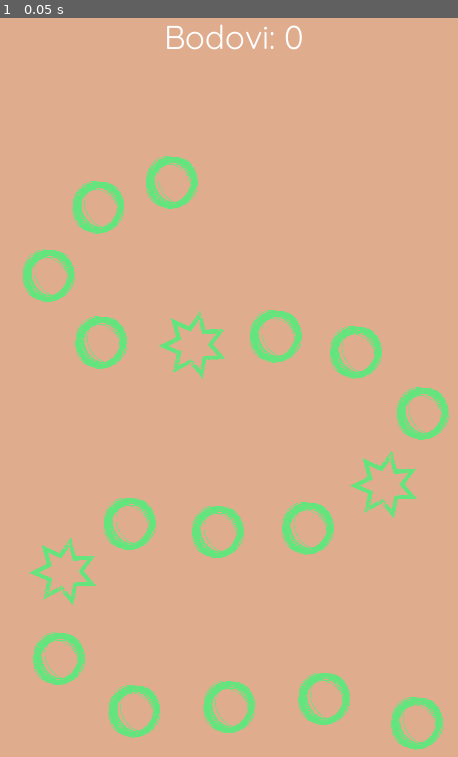
Above: before the commit, frame 1.
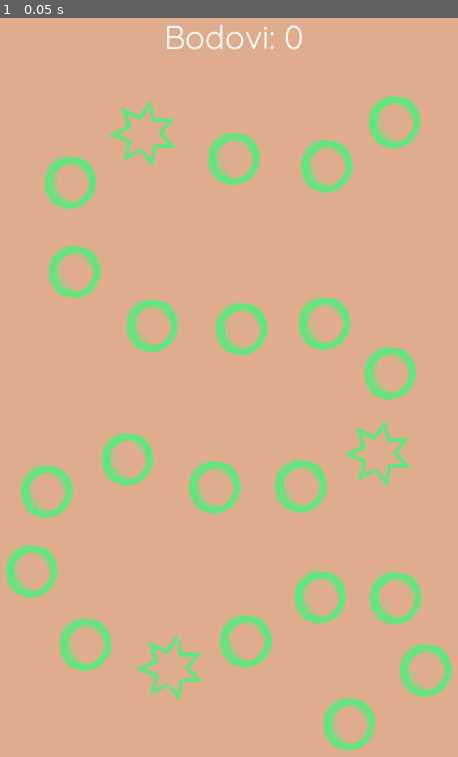
Above: after the commit, the same moment.

Repository: amalija-ramljak/superteacher
Game: Godot game, scene res://leveldata/scenes/Hodnik.tscn
Same seed, same stepped clock (60 frames per second), same inputs: the game is played once before the commit and once after it. This scene is started directly instead of the project's main scene.
Inputs:
- Up to frame 1 (0.05 s): no input

The runs differ from the first frame. In frame 1, 13% of the frame differs, in the area x 1-99%, y 10-100%.

Commit message:
created universal level loader

Diff:
--- /dev/null
+++ b/leveldata/LevelLoad.gd
@@ -0,0 +1,13 @@
+# helper functions to load a level
+
+func load_level(level_node, situation_indices, question_path):
+	set_situations(situation_indices, level_node)
+	return load_questions(question_path)
+
+func load_questions(question_path):
+	return [{'question':'Text of question', 'answers': ['T', 'N1', 'N2', 'N3']}]
+
+func set_situations(indices, level_node):
+	var situation_texture = load("res://visuals/images/smallstar.png")
+	for index in indices:
+		level_node.get_child(index).get_child(0).texture = situation_texture
--- a/leveldata/scenes/Hodnik.tscn
+++ b/leveldata/scenes/Hodnik.tscn
@@ -18,56 +18,71 @@
 
 [node name="InGameScore" parent="." instance=ExtResource( 2 )]
 
-[node name="01" parent="." instance=ExtResource( 1 )]
-position = Vector2( 519.363, 882.652 )
+[node name="LevelField" parent="." instance=ExtResource( 1 )]
+position = Vector2( 438.108, 883.97 )
 
-[node name="02" parent="." instance=ExtResource( 1 )]
-position = Vector2( 407.984, 853.341 )
+[node name="LevelField2" parent="." instance=ExtResource( 1 )]
+position = Vector2( 529.865, 819.352 )
 
-[node name="03" parent="." instance=ExtResource( 1 )]
-position = Vector2( 294.064, 863.127 )
+[node name="LevelField3" parent="." instance=ExtResource( 1 )]
+position = Vector2( 493.679, 732.764 )
 
-[node name="04" parent="." instance=ExtResource( 1 )]
-position = Vector2( 180.194, 868.286 )
+[node name="LevelField4" parent="." instance=ExtResource( 1 )]
+position = Vector2( 403.214, 731.472 )
 
-[node name="05" parent="." instance=ExtResource( 1 )]
-position = Vector2( 89.6623, 805.203 )
+[node name="LevelField5" parent="." instance=ExtResource( 1 )]
+position = Vector2( 314.042, 784.459 )
 
-[node name="06" parent="." instance=ExtResource( 1 )]
-position = Vector2( 94.4698, 701.388 )
+[node name="LevelField6" parent="." instance=ExtResource( 1 )]
+position = Vector2( 222.285, 816.767 )
 
-[node name="07" parent="." instance=ExtResource( 1 )]
-position = Vector2( 174.621, 643.337 )
+[node name="LevelField7" parent="." instance=ExtResource( 1 )]
+position = Vector2( 121.481, 788.336 )
 
-[node name="08" parent="." instance=ExtResource( 1 )]
-position = Vector2( 280.38, 653.031 )
+[node name="LevelField8" parent="." instance=ExtResource( 1 )]
+position = Vector2( 56.8636, 700.456 )
 
-[node name="09" parent="." instance=ExtResource( 1 )]
-position = Vector2( 388.537, 648.733 )
+[node name="LevelField9" parent="." instance=ExtResource( 1 )]
+position = Vector2( 74.9565, 604.821 )
 
-[node name="10" parent="." instance=ExtResource( 1 )]
-position = Vector2( 479.517, 597.112 )
+[node name="LevelField10" parent="." instance=ExtResource( 1 )]
+position = Vector2( 171.883, 566.051 )
 
-[node name="11" parent="." instance=ExtResource( 1 )]
-position = Vector2( 526.076, 510.996 )
+[node name="LevelField11" parent="." instance=ExtResource( 1 )]
+position = Vector2( 276.564, 599.652 )
 
-[node name="12" parent="." instance=ExtResource( 1 )]
-position = Vector2( 446.15, 437.463 )
+[node name="LevelField12" parent="." instance=ExtResource( 1 )]
+position = Vector2( 379.952, 598.36 )
 
-[node name="13" parent="." instance=ExtResource( 1 )]
-position = Vector2( 349.859, 418.424 )
+[node name="LevelField13" parent="." instance=ExtResource( 1 )]
+position = Vector2( 471.709, 559.589 )
 
-[node name="14" parent="." instance=ExtResource( 1 )]
-position = Vector2( 249.772, 429.354 )
+[node name="LevelField14" parent="." instance=ExtResource( 1 )]
+position = Vector2( 487.217, 462.663 )
 
-[node name="15" parent="." instance=ExtResource( 1 )]
-position = Vector2( 140.323, 425.819 )
+[node name="LevelField15" parent="." instance=ExtResource( 1 )]
+position = Vector2( 408.384, 403.214 )
 
-[node name="16" parent="." instance=ExtResource( 1 )]
-position = Vector2( 77.2836, 345.603 )
+[node name="LevelField16" parent="." instance=ExtResource( 1 )]
+position = Vector2( 308.872, 409.676 )
 
-[node name="17" parent="." instance=ExtResource( 1 )]
-position = Vector2( 137.046, 263.656 )
+[node name="LevelField17" parent="." instance=ExtResource( 1 )]
+position = Vector2( 201.607, 405.799 )
 
-[node name="18" parent="." instance=ExtResource( 1 )]
-position = Vector2( 225.035, 233.825 )
+[node name="LevelField18" parent="." instance=ExtResource( 1 )]
+position = Vector2( 108.558, 341.181 )
+
+[node name="LevelField19" parent="." instance=ExtResource( 1 )]
+position = Vector2( 103.388, 233.916 )
+
+[node name="LevelField20" parent="." instance=ExtResource( 1 )]
+position = Vector2( 189.976, 175.76 )
+
+[node name="LevelField21" parent="." instance=ExtResource( 1 )]
+position = Vector2( 299.826, 205.484 )
+
+[node name="LevelField22" parent="." instance=ExtResource( 1 )]
+position = Vector2( 410.968, 214.531 )
+
+[node name="LevelField23" parent="." instance=ExtResource( 1 )]
+position = Vector2( 492.387, 161.544 )
--- a/leveldata/scenes/scripts/Dvoriste.gd
+++ b/leveldata/scenes/scripts/Dvoriste.gd
@@ -1,16 +1,13 @@
 extends Control
 
+# the functions shared by levels
+var level_loader = preload("res://leveldata/LevelLoad.gd").new()
 
-# Declare member variables here. Examples:
-# var a = 2
-# var b = "text"
+var question_path = "res://leveldata/questions/dvoriste.json"
+var questions
 
+var situation_path = "res://leveldata/situations/dvoriste.json"
+var situation_numbers = [7, 15, 21]
 
-# Called when the node enters the scene tree for the first time.
 func _ready():
-	pass # Replace with function body.
-
-
-# Called every frame. 'delta' is the elapsed time since the previous frame.
-#func _process(delta):
-#	pass
+	questions = level_loader.load_level(self, situation_numbers, question_path)
--- a/leveldata/scenes/scripts/Hodnik.gd
+++ b/leveldata/scenes/scripts/Hodnik.gd
@@ -1,9 +1,14 @@
 extends Control
 
+# the functions shared by levels
+var level_loader = preload("res://leveldata/LevelLoad.gd").new()
 
-# Called when the node enters the scene tree for the first time.
+var question_path = "res://leveldata/questions/hodnik.json"
+var questions
+
+var situation_path = "res://leveldata/situations/hodnik.json"
+var situation_numbers = [6, 13, 20]
+
 func _ready():
-	var situations = [5, 9, 13]
-	for number in situations:
-		var c = self.get_child(number+1)
-		c.situation()
+	questions = level_loader.load_level(self, situation_numbers, question_path)
+	print(questions)
